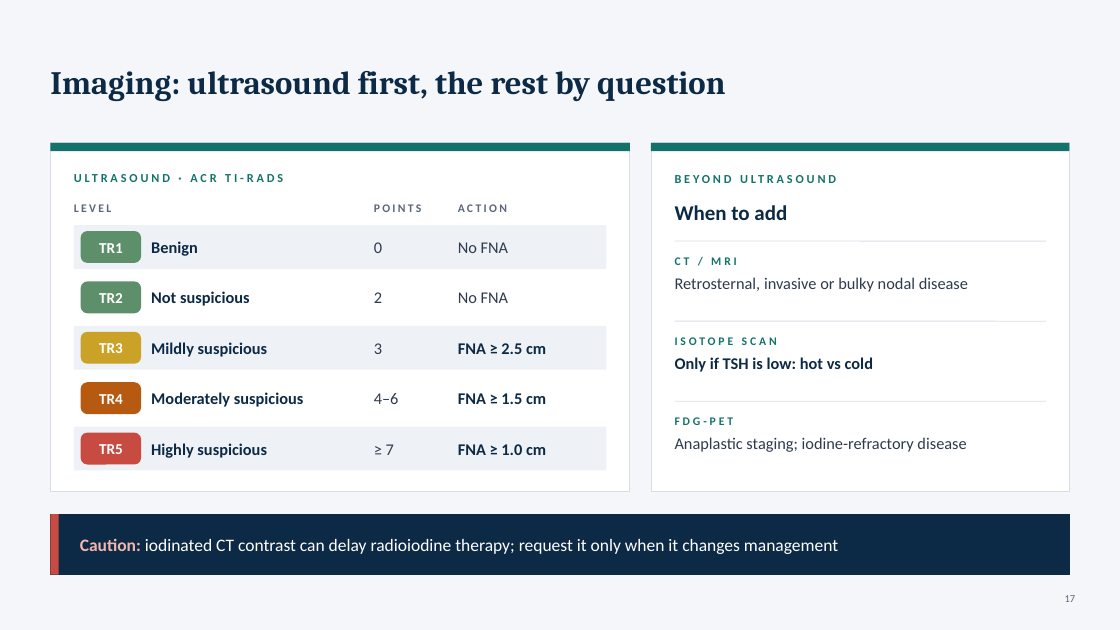
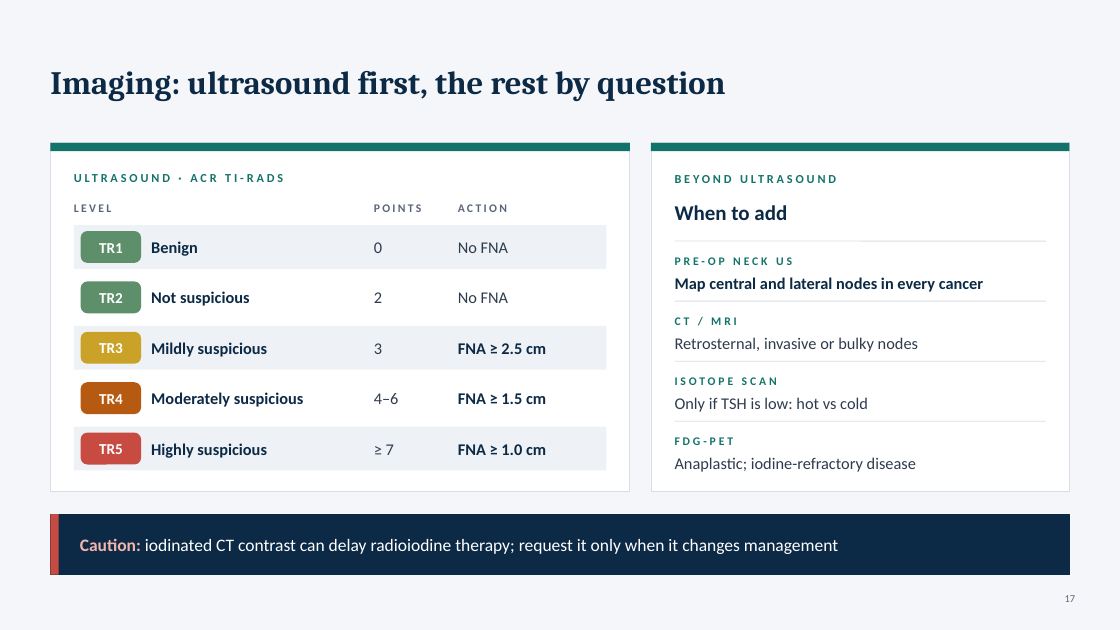
Before and after one commit to Anmo0/Claude-Code-Cloud-, a slide deck: slide 17 of thyroid-seminar/Thyroid_Tumors_Seminar.pptx. Drawn at 1120x630 pixels with LibreOffice and Linux fonts; fonts in the diff are those of the drawing. Boxes give left, top, right and bottom in pixels: in the first picture for what was removed or moved away, otherwise in the second. Text is boxed around its words. In the diff, an @@ line names an element or a change of style, - is before the commit and + after.

```diff
--- a/thyroid-seminar/Thyroid_Tumors_Seminar.pptx
+++ b/thyroid-seminar/Thyroid_Tumors_Seminar.pptx
@@ text added at <box>675,257,792,265</box>, 10 pt, text #13736B, bold @@
+PRE-OP NECK US
@@ text added at <box>675,277,984,292</box>, 14 pt, text #0C2A45, bold @@
+Map central and lateral nodes in every cancer
@@ line moved from (675, 321) - (1046, 321) to (675, 301) - (1046, 301) @@
@@ text "CT / MRI": place and size @@
-text "CT / MRI" at <box>675,257,737,265</box>
+text "CT / MRI" at <box>675,317,737,325</box>
@@ text at <box>675,337,918,352</box>: text changed @@
-Retrosternal, invasive or bulky nodal disease
+Retrosternal, invasive or bulky nodes
@@ line moved from (675, 402) - (1046, 402) to (675, 361) - (1046, 361) @@
@@ text "ISOTOPE SCAN": place and size @@
-text "ISOTOPE SCAN" at <box>675,337,777,345</box>
+text "ISOTOPE SCAN" at <box>675,377,777,385</box>
@@ text "Only if TSH is low: ...": place and size @@
-text "Only if TSH is low: ..." at <box>675,357,873,372</box>
+text "Only if TSH is low: ..." at <box>675,397,868,412</box>
@@ text "Only if TSH is low: ..." at <box>675,397,868,412</box>: text colour #0C2A45 to #2E3B4E, bold off @@
@@ text "FDG-PET": place and size @@
-text "FDG-PET" at <box>675,417,734,425</box>
+text "FDG-PET" at <box>675,437,734,445</box>
@@ line added from (675, 421) to (1046, 421), #D9DEE6 0.75 pt @@
@@ text at <box>675,457,916,472</box>: text changed @@
-Anaplastic staging; iodine-refractory disease
+Anaplastic; iodine-refractory disease
```
Also in this commit, not shown: 4 other slides changed, 3 other files.
